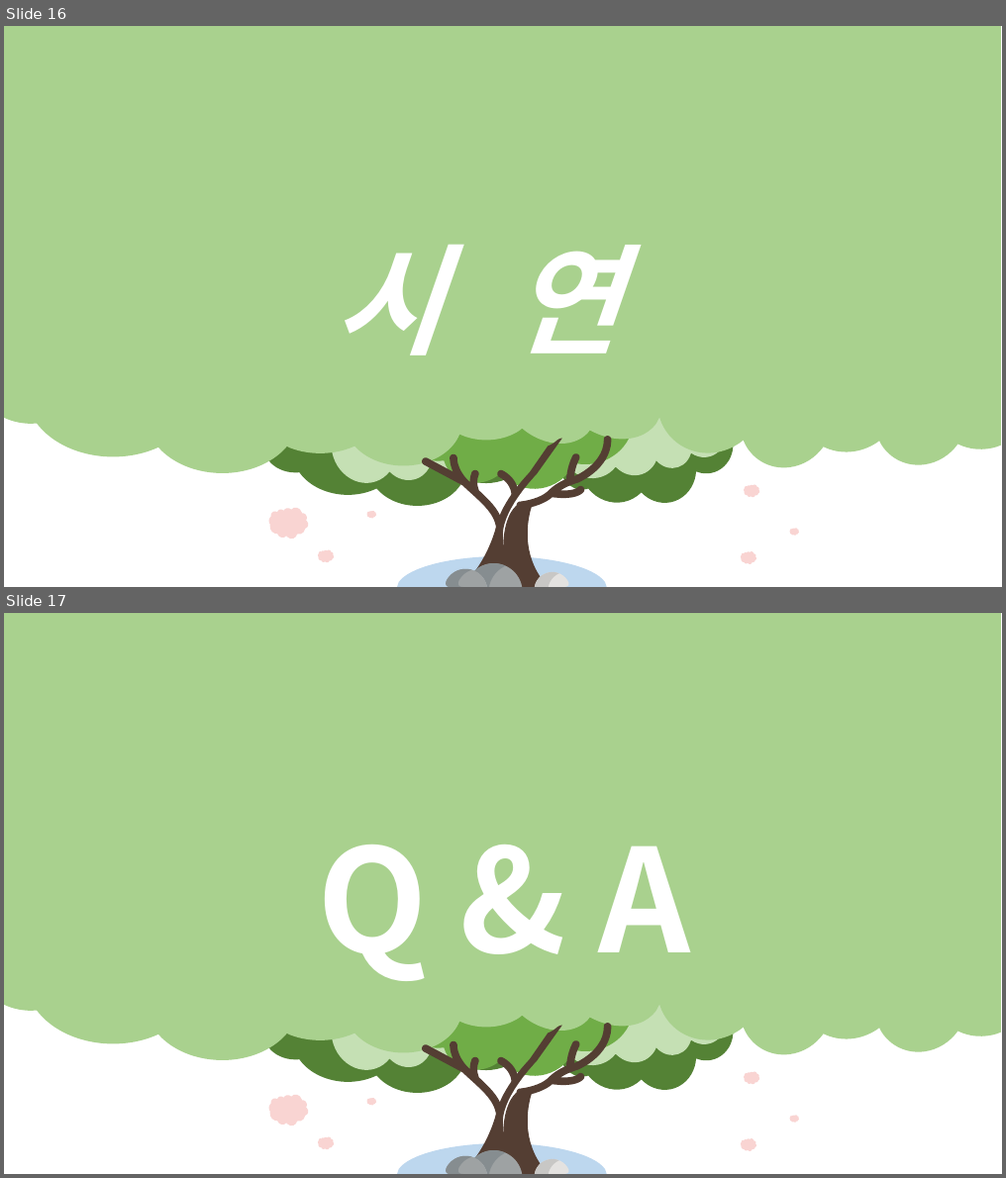
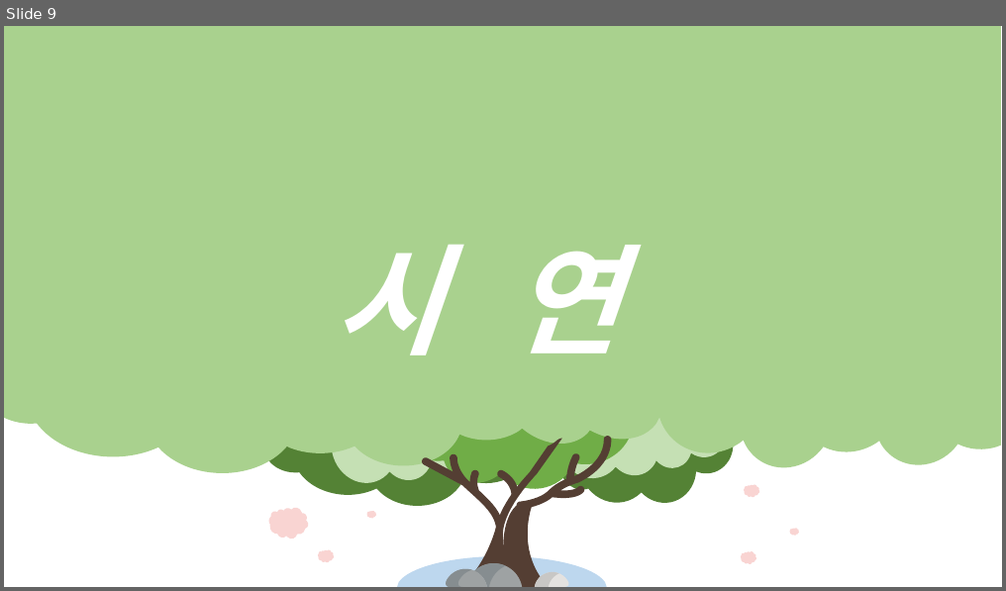
Before and after one commit to dhddldidk/forest, a slide deck: dataFiles/forest_발표.pptx. Shown one above the other, each under a label of ours: slides 16 and 17 before the commit, slide 9 after it. The pictures are 1006x1178 and 1006x591 pixels, drawn with LibreOffice and Linux fonts; fonts in the diff are those of the drawing. Boxes give left, top, right and bottom in pixels: in the first picture for what was removed or moved away, otherwise in the second. Text is boxed around its words. In the diff, an @@ line names an element or a change of style, - is before the commit and + after.

```diff
--- a/dataFiles/forest_발표.pptx
+++ b/dataFiles/forest_발표.pptx
@@ slide 17 removed at [4,613,1002,1174], background #FFFFFF @@
@@ freeform shape removed at [4,613,1001,1060] @@
@@ text removed at [317,845,691,981] @@
-Q & A
@@ group removed at [257,866,800,1154]: 11 clouds @@
@@ freeform shape removed at [397,1144,607,1174] @@
@@ group removed at [422,1023,612,1174]: 12 freeform shapes @@
@@ what was slide 16 is now slide 9 @@
```
Also in this commit, not shown: 2 slides changed, 7 other slides removed, 1 other file.
